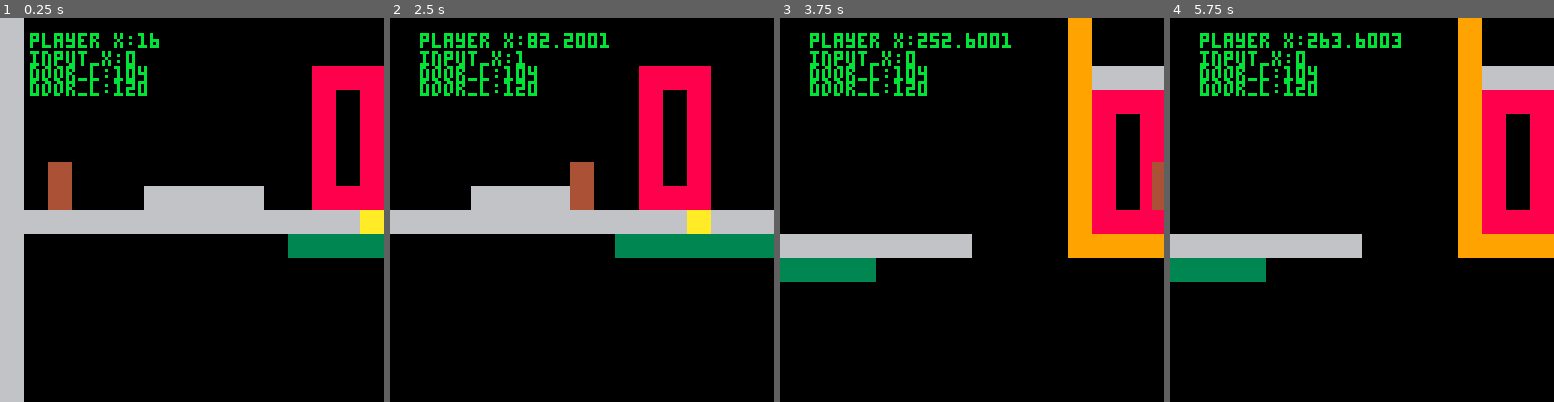
Above: before the commit, frames 1-4 (left to right).
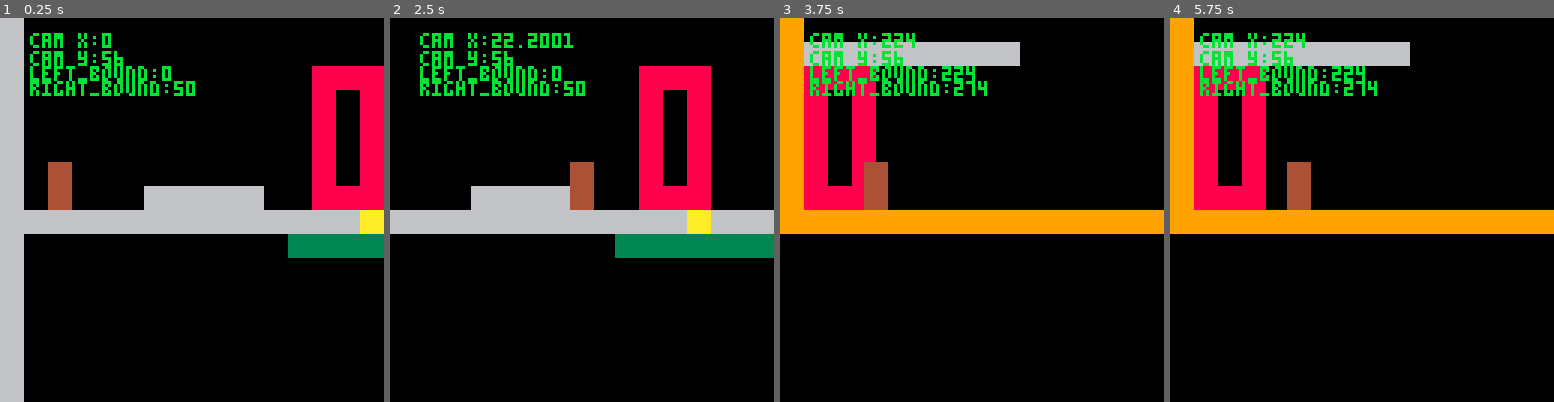
Above: after the commit, the same moments.

Repository: DiegoArmando/gbgj-08-22
Game: PICO-8 cartridge gbgj_8_22.p8
Two runs of this game, one before a commit and one after it. Both use one fixed random seed, a clock stepped at 60 frames per second and the inputs below.
Inputs:
- Up to frame 1 (0.25 s): no input
- Up to frame 2 (2.5 s): tap X (X key) at 0.33, 1.07, 1.85 s; tap O (Z key) at 0.7, 1.7, 2.1 s; hold Right 1.6-2.1 s; hold Up 2.15-2.42 s; hold Right from 2.47 s (still down)
- Up to frame 3 (3.75 s): tap O (Z key) every 0.4 s from 2.5 to 3.7 s; tap X (X key) at 2.97 s; release Right at 3.03 s; hold Left 3.08-3.58 s; hold Down from 3.63 s (still down)
- Up to frame 4 (5.75 s): release Down at 3.97 s; hold Right 4.02-4.68 s; tap X (X key) at 4.08, 5.2 s; tap O (Z key) every 0.4 s from 4.1 to 5.7 s; hold Up 4.73-5.03 s; hold Left 5.08-5.68 s; hold Down from 5.73 s (still down)

The runs differ from the first frame. In frame 1, 2.0% of the frame differs, in the area x 7-51%, y 3-21%; in frame 2, 2.2%; in frame 3, 34%; in frame 4, 34%, in the area x 0-100%, y 0-69%.

Commit message:
Room Camera Transition

Diff:
--- a/gbgj_8_22.p8
+++ b/gbgj_8_22.p8
@@ -21,10 +21,14 @@
 rooms = {}
 -- Trigger format:
 -- Upper Left Tile X,Y, Lower Right tile X,Y, Target Room, Target X, Target Y
-rooms[1] = { {13,9,15,14,1,33,12} }
+rooms[1] = { {13,9,15,14,2,33,13} }
 --rooms[0].spawn =
-rooms[2] = { {29,9,31,4,0}, {48,9,50,14,2} }
-rooms[3] = { {58,9,60,14,1}}
+rooms[2] = { {29,9,31,4,1}, {48,9,50,14,3} }
+rooms[3] = { {58,9,60,14,2}}
+
+room_cam_bounds = {}
+room_cam_bounds[1] = {0,50}
+room_cam_bounds[2] = {224,274}
 
 input_x = 0
 input_interact = false
@@ -128,14 +132,15 @@
     map(0, 0, 0, 0, 128, 64)
 
 	--Set camera position
-	cam_x,cam_y = get_camera(0,128,0,128)
+    local rcb = room_cam_bounds
+	cam_x,cam_y = get_camera(rcb[room_id][1],rcb[room_id][2],0,128)
 
     camera(cam_x,cam_y)
 
-    print("player x:"..player.x, cam_x+10, cam_y+5, 11)
-	print("input_x:"..input_x, cam_x+10, cam_y+11, 11)
-	print("door_l:"..(rooms[1][1][1] * 8), cam_x+10, cam_y+16, 11)
-	print("door_l:"..(rooms[1][1][3] * 8), cam_x+10, cam_y+21, 11)
+    print("cam x:"..cam_x, cam_x+10, cam_y+5, 11)
+	print("cam y:"..cam_y, cam_x+10, cam_y+11, 11)
+	print("left_bound:"..(rcb[room_id][1]), cam_x+10, cam_y+16, 11)
+	print("right_bound:"..(rcb[room_id][2]), cam_x+10, cam_y+21, 11)
     sspr(0,32,8,16,player.x,player.y)
 end
 
@@ -144,7 +149,7 @@
 end
 
 function get_camera(min_x, max_x, min_y, max_y)
-	return min(max(min_x,player.x-60),max_x), min(max(min_x,player.y-48),max_x)
+	return min(max(min_x,player.x-60),max_x), min(max(min_y,player.y-48),max_y)
 end
 __gfx__
 0000000066666666aaaaaaaa33333333333333333333333333333333333333333333333333333333333333333333333333333333333333333333333333333333
